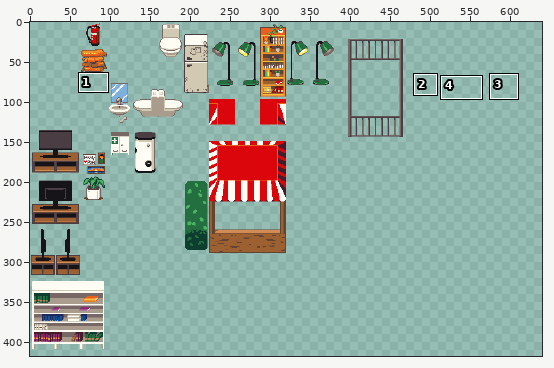
A pixel-art file gets an edit: godot/res/sprites/tilesets/furniture.aseprite. Above: a wide view before the commit, with the close-up outlined.
Close-up. Earlier state:
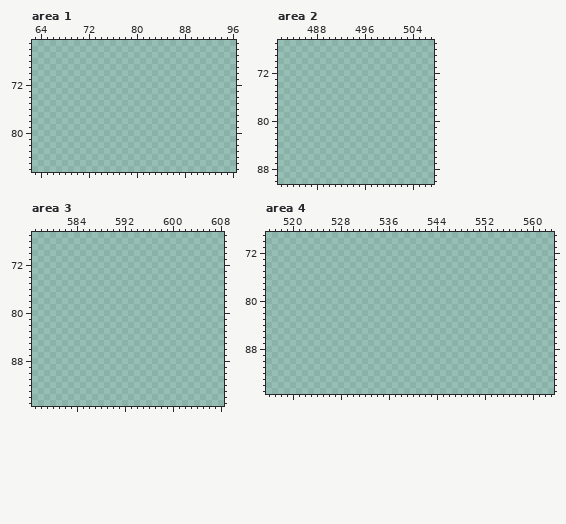
640x640 pixels, 1 frame. Shown: area 1: x 63..96, y 65..86; area 2: x 482..507, y 67..90; area 3: x 577..608, y 67..95; area 4: x 516..563, y 69..95. The wide view leaves out empty margins. The commit also changed other parts of the picture, which this record leaves out.
Now the later version:
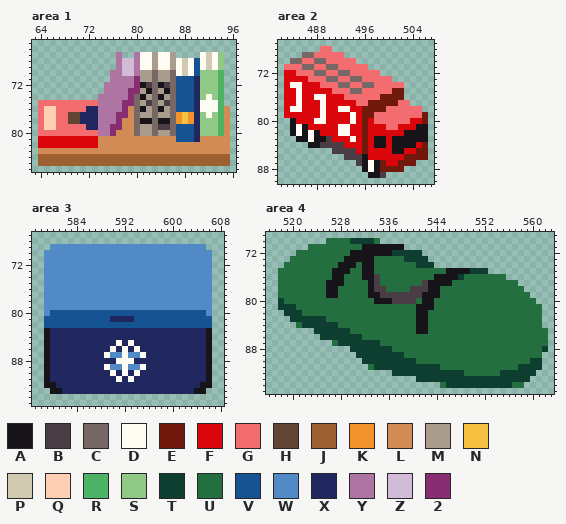
Palette (. is transparent): A #161419  B #4b3d44  C #776865  D #fffcf4  E #71190d  F #db060b  G #f36d70  H #634432  J #9c6031  K #f2932d  L #d28b55  M #a99c8d  N #f6c140  P #d2c9b3  Q #ffcfb4  R #4db264  S #90c886  T #0d3e2f  U #246f40  V #155392  W #518ac6  X #20275f  Y #ae75a2  Z #d2bbd7  2 #882d71
Change:
Changed rows in their new state; - is an unchanged pixel.
Area 1, layer "Layer":
first column x 64:
67 -------------Y--YDDMDDM----DPDS-
68 -------------YZZYDDMDDMDPDVDPDS-
69 -------------YZZYDDMDDMDPDVDPDS-
70 ------------YYZZYMMCMMCDPDVSSSR-
71 ------------YYYY2MMCMMCVVVXSSSR-
72 -----------YYYYY2ABCABCVVVXSSSR-
73 -----------YYYY22MACMACVVVXSSSR-
74 ----------YYYYY2CAMCAMCVVVXSDSR-
75 GGGGGGGGGGYYYY22CMBCMBCVVVXDDDR-
76 GQQGGGGGXXYYYY2LCAMCAMCVVVXDDDRL
77 GQQGGHHXXXYYY22LCMMCMMCKNKXSDSRL
78 GQQGGHHXXXYYY2LLCAACAACKNKXSSSRL
79 GQQGGGGGXXYY22LLCMMCBBCVVVXSSSRL
80 GGGGGGGGGGYY2LLLCMMCMMCVVVXSSSRL
81 FFFFFFFFFFLLLLLLLLLLLLLVVVXLLLLL
82 FFFFFFFFFFLLLLLLLLLLLLLLLLLLLLLL
83 LLLLLLLLLLLLLLLLLLLLLLLLLLLLLLLL
84 JJJJJJJJJJJJJJJJJJJJJJJJJJJJJJJJ
85 JJJJJJJJJJJJJJJJJJJJJJJJJJJJJJJJ
Area 2, layer "Layer":
first column x 483:
68 ------GG----------------
69 ---CCGGGGG--------------
70 -CCGGCCGGGGG------------
71 GGGCCGGCCGGGGG----------
72 FFGGGCCGGCCGGGGG--------
73 FFFFGGGCCGGCCGGGGG------
74 FDDFFFGGGCCGGCCGGGGG----
75 FFDFFFFFGGGCCGGGGGEE----
76 FFDFFDDFFFGGGGGGEEEE----
77 FFDFFFDFFFFFGGEEEEEGG---
78 FDDFFFDFFDDFFEEEEGGGGGG-
79 FFFFFFDFFFFDFEEGGGGGGGGE
80 -AFFFDDFFFFDFEFGGGGGGFFE
81 -ADAFFFFFDDFFEFFFGGFFFAA
82 -ADADAFFFDDFFEFFFFFFAAAA
83 --AADAABFFFDFEFAAFAAAAAA
84 ----AABBBBFFFEFAAFAAAAFE
85 --------BBBBFEFFFFAAFFEE
86 ----------BBBAFFFFFFEEEE
87 ------------BADAEFFEEE--
88 -------------ADAEEEE----
89 --------------AAB-------
Area 3, layer "Layer":
first column x 579:
69 -WWWWWWWWWWWWWWWWWWWWWWWWWW-
70 WWWWWWWWWWWWWWWWWWWWWWWWWWWW
71 WWWWWWWWWWWWWWWWWWWWWWWWWWWW
72 WWWWWWWWWWWWWWWWWWWWWWWWWWWW
73 WWWWWWWWWWWWWWWWWWWWWWWWWWWW
74 WWWWWWWWWWWWWWWWWWWWWWWWWWWW
75 WWWWWWWWWWWWWWWWWWWWWWWWWWWW
76 WWWWWWWWWWWWWWWWWWWWWWWWWWWW
77 WWWWWWWWWWWWWWWWWWWWWWWWWWWW
78 WWWWWWWWWWWWWWWWWWWWWWWWWWWW
79 WWWWWWWWWWWWWWWWWWWWWWWWWWWW
80 WVVVVVVVVVVVVVVVVVVVVVVVVVVW
81 VVVVVVVVVVVXXXXVVVVVVVVVVVVV
82 VVVVVVVVVVVVVVVVVVVVVVVVVVVV
83 AXXXXXXXXXXXXXXXXXXXXXXXXXXA
84 AXXXXXXXXXXXXXXXXXXXXXXXXXXA
85 AXXXXXXXXXXXDXDXXXXXXXXXXXXA
86 AXXXXXXXXXXDXDXDXXXXXXXXXXXA
87 AXXXXXXXXXDWWDWWDXXXXXXXXXXA
88 AXXXXXXXXXXXDDDXXXXXXXXXXXXA
89 AXXXXXXXXXDWWDWWDXXXXXXXXXXA
90 AXXXXXXXXXXDXDXDXXXXXXXXXXXA
91 AXXXXXXXXXXXDXDXXXXXXXXXXXXA
92 AAXXXXXXXXXXXXXXXXXXXXXXXXAA
93 -AAXXXXXXXXXXXXXXXXXXXXXXAA-
Area 4, layer "Layer":
first column x 518:
70 --------UUUUTTTTU----------------------------
71 -----UUUUUUUUUAAAAAAA------------------------
72 ---UUUUUUUUUAAAAAAATTTTT---------------------
73 --UUUUUUUUUAAAAAUUUUUTTTT--------------------
74 -UUUUUUUUUAAAUAAUUUUUUUTTT-------------------
75 UUUUUUUUUAAAUUAAUUUUUUUUUUUUAAAATTT----------
76 UUUUUUUUUAAUUUAABUUUUUUUUUAAAATUUUUUUU-------
77 UUUUUUUUAAAUUUUABUUUUUUUBAAAAUUUUUUUUUUU-----
78 UUUUUUUUAAUUUUUABBUUUUBBBAAUUUUUUUUUUUUUU----
79 UUUUUUUUAAUUUUUAABBBBBBBAAAUUUUUUUUUUUUUUU---
80 TUUUUUUUUUUUUUUUAAABBBBUAAUUUUUUUUUUUUUUUUU--
81 TTTUUUUUUUUUUUUUUUUUUUUAAAUUUUUUUUUUUUUUUUUU-
82 -TTTUUUUUUUUUUUUUUUUUUUAAUUUUUUUUUUUUUUUUUUU-
83 --TTTTTTUUUUUUUUUUUUUUUAAUUUUUUUUUUUUUUUUUUU-
84 ---UTTTTTTUUUUUUUUUUUUUAAUUUUUUUUUUUUUUUUUUU-
85 ------TTTTTTUUUUUUUUUUUAAUUUUUUUUUUUUUUUUUUUU
86 -------TTTTTTTUUUUUUUUUUUUUUUUUUUUUUUUUUUUUUU
87 ---------UTTTTTTTUUUUUUUUUUUUUUUUUUUUUUUUUUUU
88 ------------TTTTTTTUUUUUUUUUUUUUUUUUUUUUUUUUT
89 -------------TTTTTTTTUUUUUUUUUUUUUUUUUUUUUUU-
90 --------------TTTTTTTTTUUUUUUUUUUUUUUUUUUUTT-
91 ---------------UTTTTTTTTTTTUUUUUUUUUUUUUTTTT-
92 -------------------TTTTTTTTTTTTUUUUUUTTTTTT--
93 -----------------------TTTTTTTTTTTTTTTTTTT---
94 ---------------------------UTTTTTTTTTTTUU----
Where, in picture pixels (left, top, right, bottom), the same in both close-ups:
added: (38, 52, 230, 166)
added: (284, 46, 428, 178)
added: (44, 244, 212, 394)
added: (278, 238, 548, 388)
